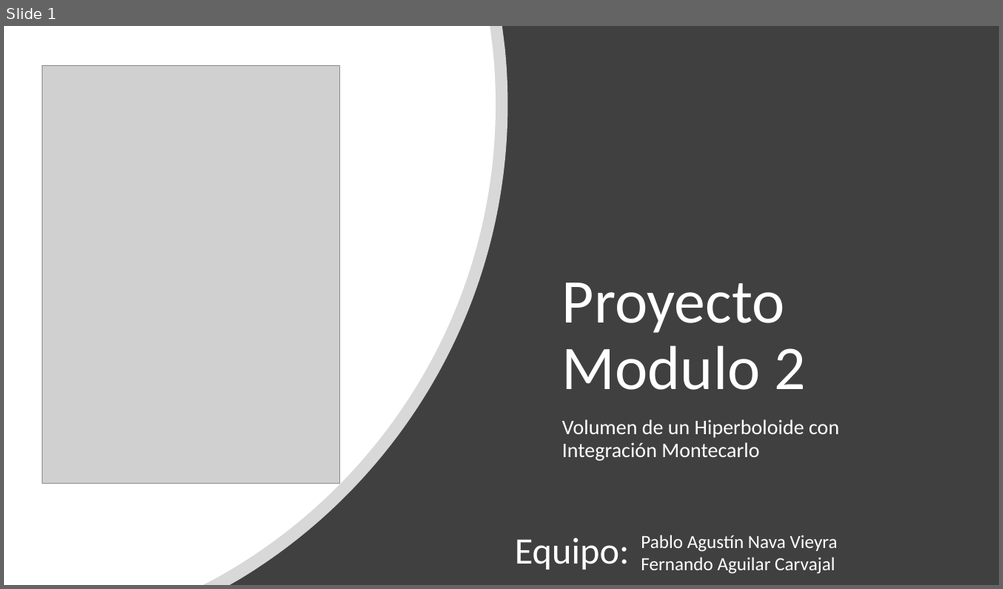
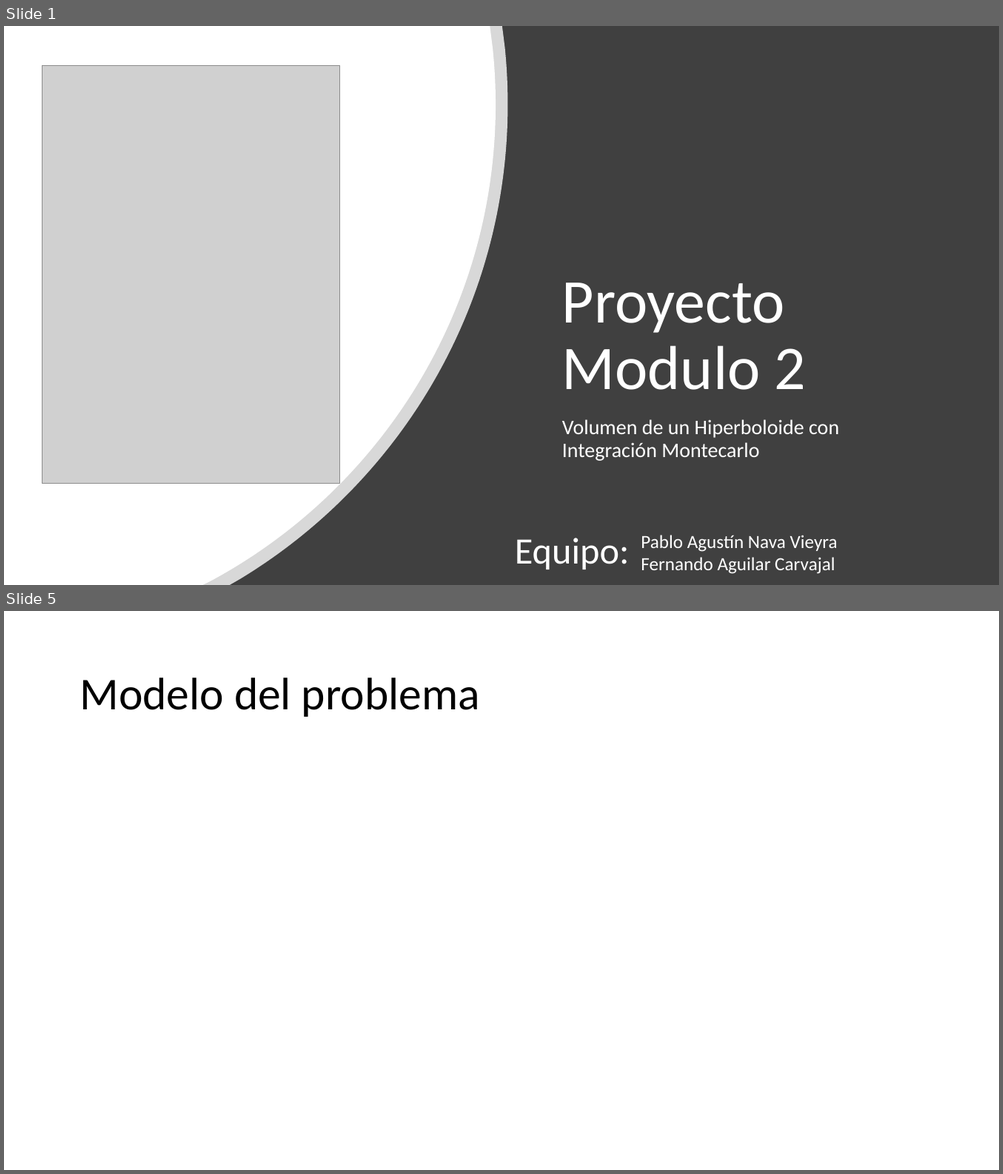
Before and after one commit to Fernando28AC/proyecto_modulo2, a slide deck: Proyecto_modulo2.pptx. Shown one above the other, each under a label of ours: slide 1 before the commit, slides 1 and 5 after it; the slides between them are not shown. The pictures are 1003x589 and 1003x1174 pixels, drawn with LibreOffice and Linux fonts; fonts in the diff are those of the drawing; grey boxes stand for pictures. Boxes give left, top, right and bottom in pixels: in the first picture for what was removed or moved away, otherwise in the second. Text is boxed around its words. In the diff, an @@ line names an element or a change of style, - is before the commit and + after.

```diff
--- a/Proyecto_modulo2.pptx
+++ b/Proyecto_modulo2.pptx
@@ slide 5 added at (4, 611, 999, 1170), background #FFFFFF @@
@@ title added at (79, 678, 480, 717), 44 pt, text #000000 @@
+Modelo del problema
```
Also in this commit, not shown: 7 other slides added, 3 slides removed, 2 other files.
